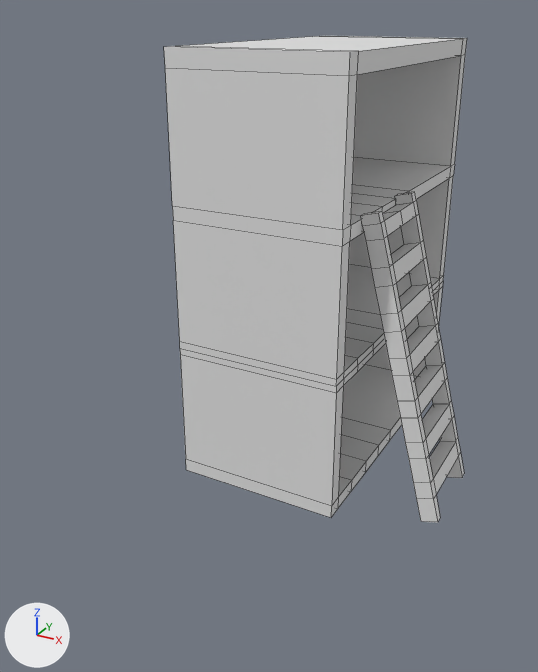
One commit to the Blender file Assets/Raw/Blender/WineShelf.blend: the scene before it, then after it.
Before and after are seen from a 50 mm camera at (3.74, -8.36, 3.64) aimed at (-0.35, -0.93, -0.08). Every picture has the same lights, and +X, +Y and +Z are marked at lower left. Mesh edges are drawn as thin lines.
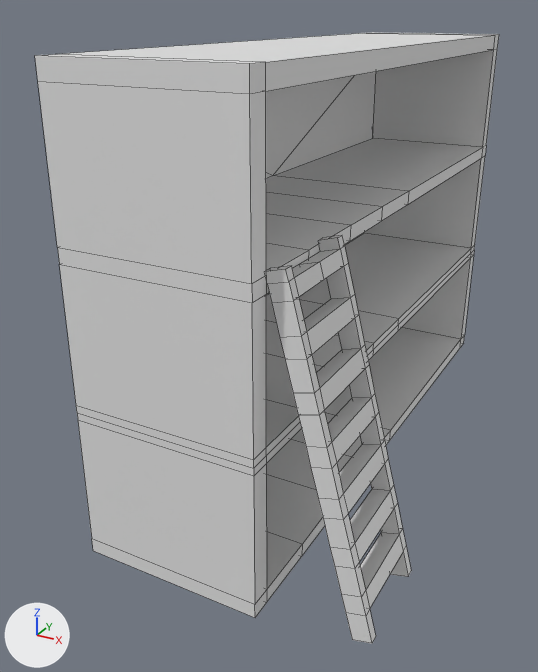
Commit message: Updated Wine Shelf

What changed in the scene script:
```text
Change me_cube_001:
    where me_cube_001.from_pydata(...)  # 164 vertices, 166 faces; spans x -1.0..1.0, y -1.0..1.0, z -1.0..1.95
    used by ob_cube; location = (0.0, 0.0, 0.0); scale = (1.0, 1.9, 1.69)
    me_cube_001 part 1: all 18 vertices in x -1.0..1.0, y -1.0, z -1.0..1.95 are moved by (0.0, 0.04, 0.0)
Change me_cube_002:
    where me_cube_002.from_pydata(...)  # 132 vertices, 142 faces; spans x 1.5..1.7, y -0.75..-0.17, z -1.05..1.06
    used by ob_cube_001; location = (0.0, 0.0, -0.4); rotation_euler = (0.0, -0.262, 0.0), in degrees (0, -15, 0); scale = (1.0, 1.9, 1.69)
    me_cube_002 part 2: the whole mesh is moved by (-1.6, 0.46, -0.09)
Change ob_cube:
    ob_cube.scale: (1.0, 1.9, 1.69) -> (1.0, 3.8, 1.69)
Change ob_cube_001:
    ob_cube_001.location: (0.0, 0.0, -0.4) -> (1.5, -2.88, 0.17)
```

Boxes [x1, y1, x2, y2] around the edits, measured in the pictures (538 x 672 px; the box of a moved part takes in the faces that stretch with it):
'Cube', reshaped, rescaled (53% wider, 22% taller)
    before: [164, 36, 467, 518]
    after: [35, 32, 499, 618]
'Cube.001', moved
    before: [361, 192, 464, 523]
    after: [266, 235, 411, 644]
part 1 of me_cube_001, moved or reshaped
    before: [164, 46, 358, 518]
    after: [35, 54, 267, 618]
